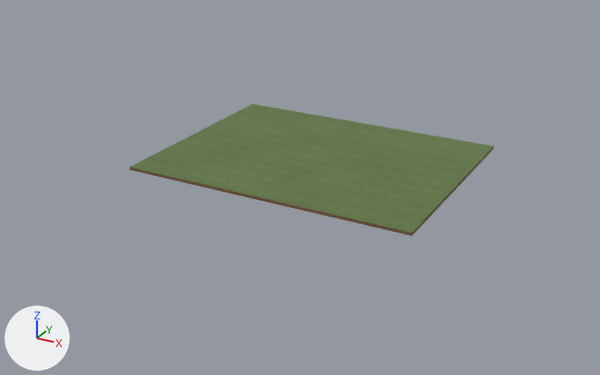
The glTF model dist/play/assets/models/world/terrain.glb as it was, and as the next commit left it.
Both versions are drawn from a 50 mm camera at (107.9, -207.1, 92.0) aimed at (-2.1, -7.1, -8.0). Arrows for +X, +Y and +Z are at lower left; the lights stay in place. The picture after the commit comes second. Where no turn or scale is listed for an object, it has been applied to the vertices.

The older version as bpy lines, for what is in view:
```python
me_continuous_flat_tropical_pasture = bpy.data.meshes.new('continuous_flat_tropical_pasture')
me_continuous_flat_tropical_pasture.from_pydata(...)  # 6141 vertices, 11968 faces; spans x -44.0..44.0, y -34.0..34.0, z 0.0
me_continuous_flat_tropical_pasture.materials.append(mat_indonesian_mixed_pasture_ground)
me_exposed_original_tropical_subsoil = bpy.data.meshes.new('exposed_original_tropical_subsoil')
me_exposed_original_tropical_subsoil.from_pydata(...)  # a box spanning x -44.0..44.0, y -34.0..34.0, z -0.4..0.4
me_exposed_original_tropical_subsoil.materials.append(mat_moist_tropical_loam)  # picture img_original_tropical_soil
ob_continuous_flat_tropical_pasture = bpy.data.objects.new('continuous_flat_tropical_pasture', me_continuous_flat_tropical_pasture)
ob_continuous_flat_tropical_pasture.location = (0.0, 0.0, 0.0)
ob_exposed_original_tropical_subsoil = bpy.data.objects.new('exposed_original_tropical_subsoil', me_exposed_original_tropical_subsoil)
ob_exposed_original_tropical_subsoil.location = (0.0, 0.0, -0.5)
```
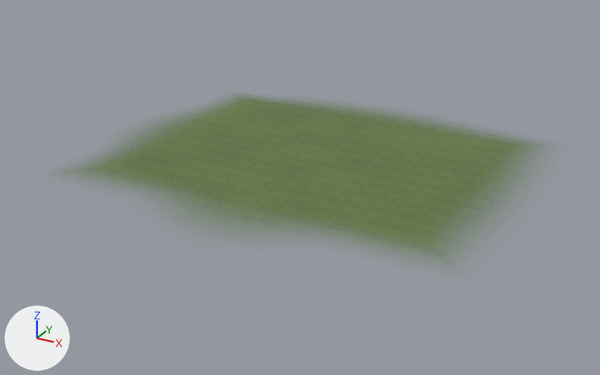
Pixel boxes [x1, y1, x2, y2] of what changed, in the pictures (600 x 375 px):
'pasture_surround', added (green): after [75, 95, 537, 259]
'exposed_original_tropical_subsoil', deleted: before [130, 147, 494, 236]

What changed in the scene script:
```text
Add mat_indonesian_pasture_fading_into_rice_fields:
    mat_indonesian_pasture_fading_into_rice_fields = bpy.data.materials.new('Indonesian pasture fading into rice fields')
    # uses the picture img_original_indonesian_mixed_grass_field
    # uses the picture img_original_lime_grain_normal
Add me_pasture_surround:
    me_pasture_surround.from_pydata(...)  # 2184 vertices, 3744 faces; spans x -73.2..68.4, y -66.9..59.7, z -0.9..0.0
    me_pasture_surround.materials.append(mat_indonesian_pasture_fading_into_rice_fields)
Remove ob_exposed_original_tropical_subsoil:
    ob_exposed_original_tropical_subsoil = bpy.data.objects.new('exposed_original_tropical_subsoil', me_exposed_original_tropical_subsoil)
    ob_exposed_original_tropical_subsoil.location = (0.0, 0.0, -0.5)
Add ob_pasture_surround:
    ob_pasture_surround = bpy.data.objects.new('pasture_surround', me_pasture_surround)
    ob_pasture_surround.location = (0.0, 0.0, 0.0)
```
